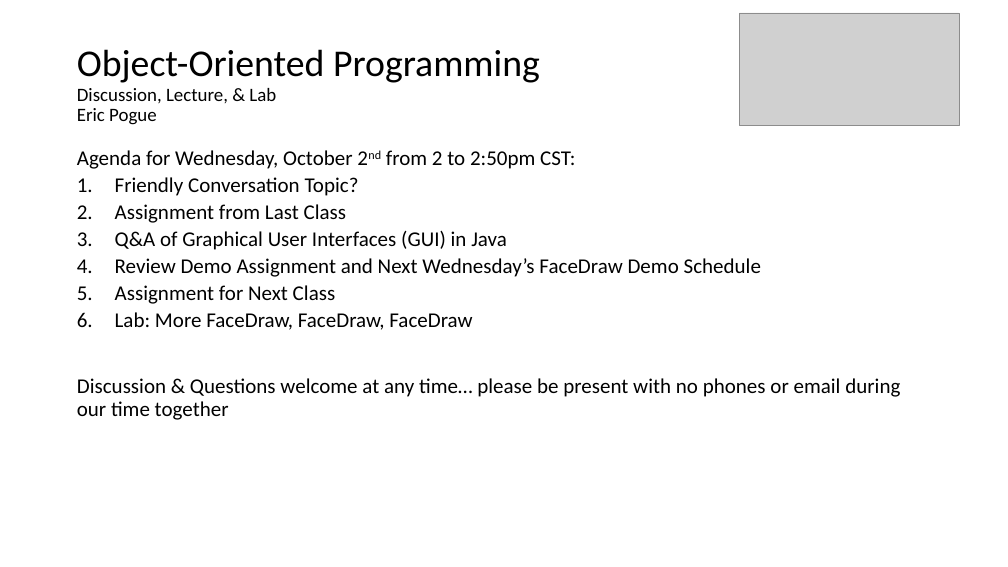
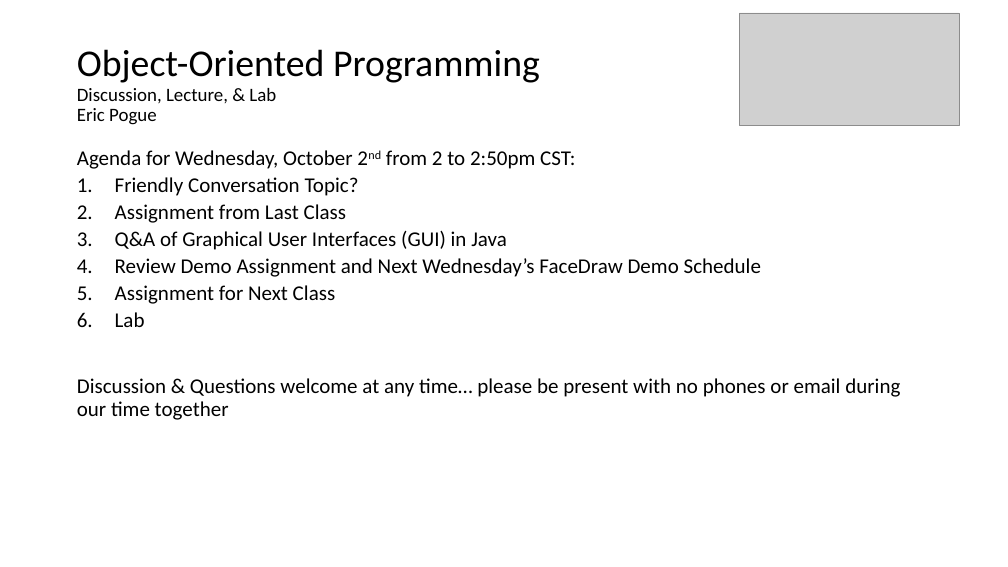
Before and after one commit to EricJPogue/CPSC-24500, a slide deck: slide 1 of lecture-slides/2019-10-02-oop.pptx. Drawn at 1008x567 pixels with LibreOffice and Linux fonts; fonts in the diff are those of the drawing; grey boxes stand for pictures. Boxes give left, top, right and bottom in pixels: in the first picture for what was removed or moved away, otherwise in the second. Text is boxed around its words. In the diff, an @@ line names an element or a change of style, - is before the commit and + after.

```diff
--- a/lecture-slides/2019-10-02-oop.pptx
+++ b/lecture-slides/2019-10-02-oop.pptx
@@ text at [115, 312, 145, 327]: text changed @@
-6. Lab: More FaceDraw, FaceDraw, FaceDraw
+6. Lab
```
Also in this commit, not shown: 1 other slide changed.
